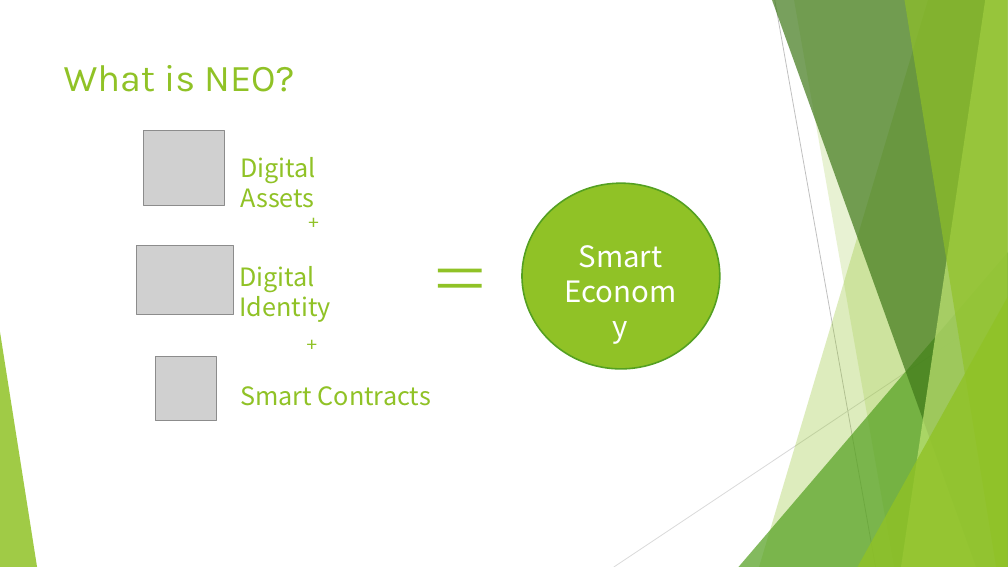
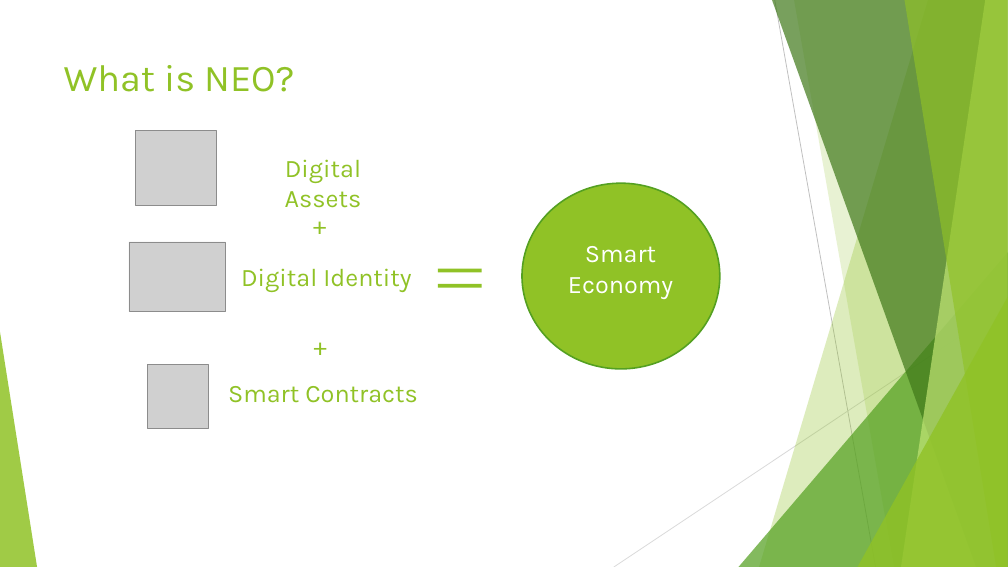
Before and after one commit to mwherman2000/neo-windocs, a slide deck: slide 7 of events/2018-neo-blockchain-toronto/NEO Blockchain-Toronto-20180314 Meetup.pptx. Drawn at 1008x567 pixels with LibreOffice and Linux fonts; fonts in the diff are those of the drawing; grey boxes stand for pictures. Boxes give left, top, right and bottom in pixels: in the first picture for what was removed or moved away, otherwise in the second. Text is boxed around its words. In the diff, an @@ line names an element or a change of style, - is before the commit and + after.

```diff
--- a/events/2018-neo-blockchain-toronto/NEO Blockchain-Toronto-20180314 Meetup.pptx
+++ b/events/2018-neo-blockchain-toronto/NEO Blockchain-Toronto-20180314 Meetup.pptx
@@ picture: place and size @@
-picture at box(144, 131, 225, 206)
+picture at box(135, 131, 216, 206)
@@ text "+" at box(306, 205, 339, 243): size 18 to 24 pt @@
@@ text "Smart Economy" at box(568, 246, 673, 299): size 28 to 24 pt, font Noto Sans CJK JP to Karla @@
@@ picture: place and size @@
-picture at box(137, 245, 233, 315)
+picture at box(129, 242, 225, 312)
@@ text "+" at box(306, 327, 333, 364): size 18 to 24 pt @@
@@ text "+": place and size @@
-text "+" at box(299, 327, 326, 357)
+text "+" at box(306, 327, 333, 364)
@@ picture: place and size @@
-picture at box(155, 357, 216, 420)
+picture at box(147, 365, 209, 429)
@@ font Noto Sans CJK JP to Karla; alignment left to centre in 3 elements at box(285, 159, 362, 208), box(241, 268, 411, 292), box(228, 386, 418, 403) @@
@@ text "Smart Contracts": place and size @@
-text "Smart Contracts" at box(240, 386, 431, 406)
+text "Smart Contracts" at box(228, 386, 418, 403)
```
Also in this commit, not shown: 3 other slides changed, 1 slide removed, 1 other file.
